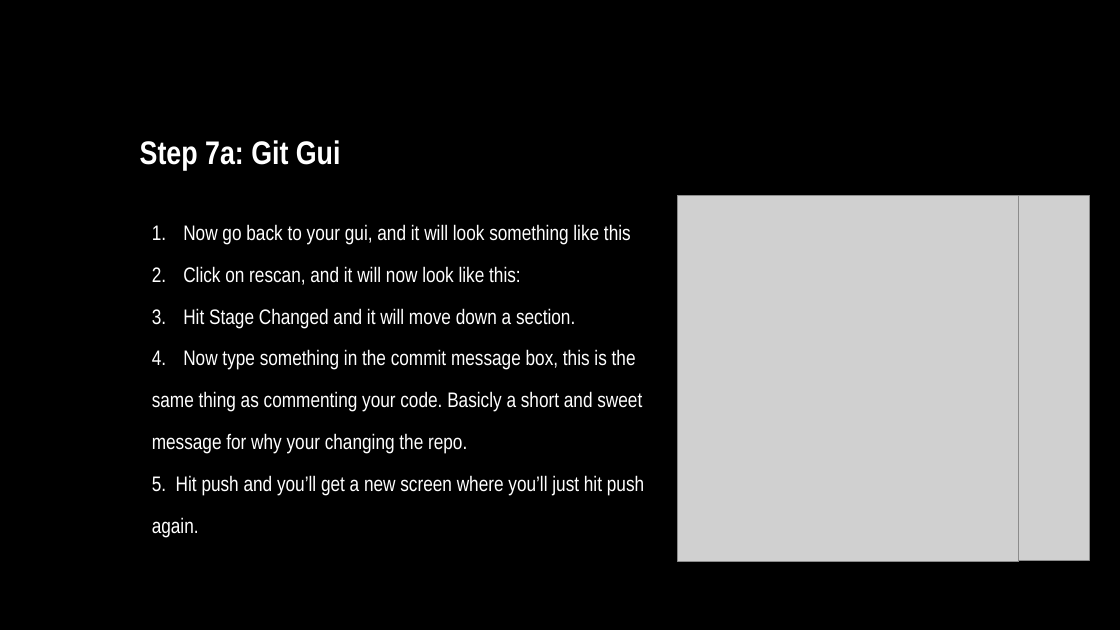
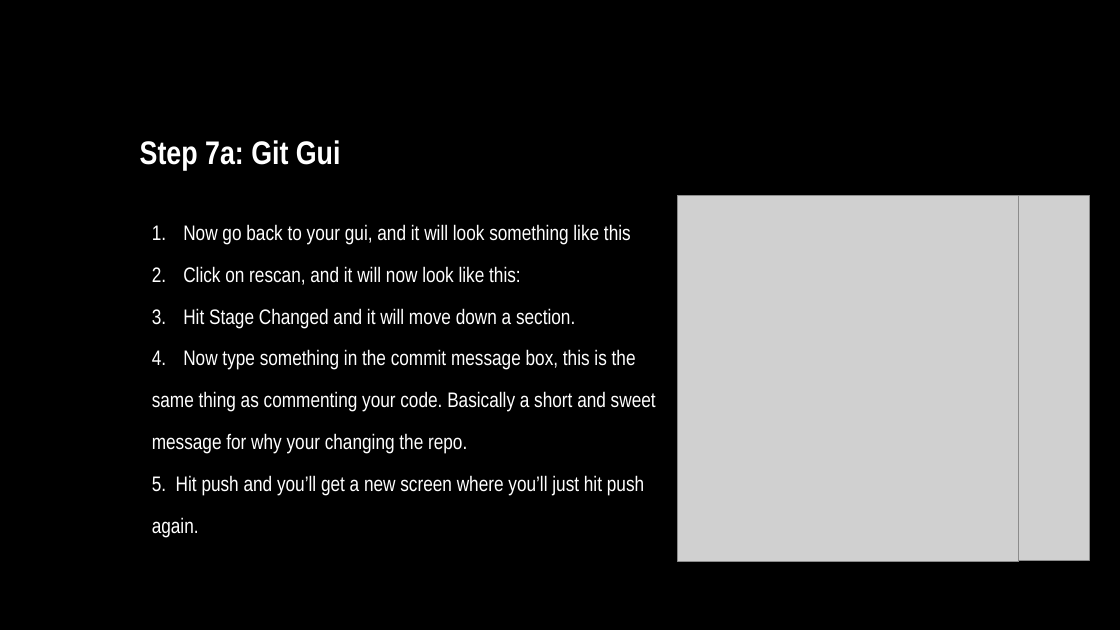
Before and after one commit to stwomac/GitWorkshop, a slide deck: slide 14 of githubWorkshopFinal.pptx (slide 13 before the commit). Drawn at 1120x630 pixels with LibreOffice and Linux fonts; fonts in the diff are those of the drawing; grey boxes stand for pictures. Boxes give left, top, right and bottom in pixels: in the first picture for what was removed or moved away, otherwise in the second. Text is boxed around its words. In the diff, an @@ line names an element or a change of style, - is before the commit and + after.

```diff
--- a/githubWorkshopFinal.pptx
+++ b/githubWorkshopFinal.pptx
@@ text at (x1=152, y1=391, x2=656, y2=412): text changed @@
-same thing as commenting your code. Basicly a short and sweet
+same thing as commenting your code. Basically a short and sweet
```
Also in this commit, not shown: 6 other slides changed, 2 slides added.
